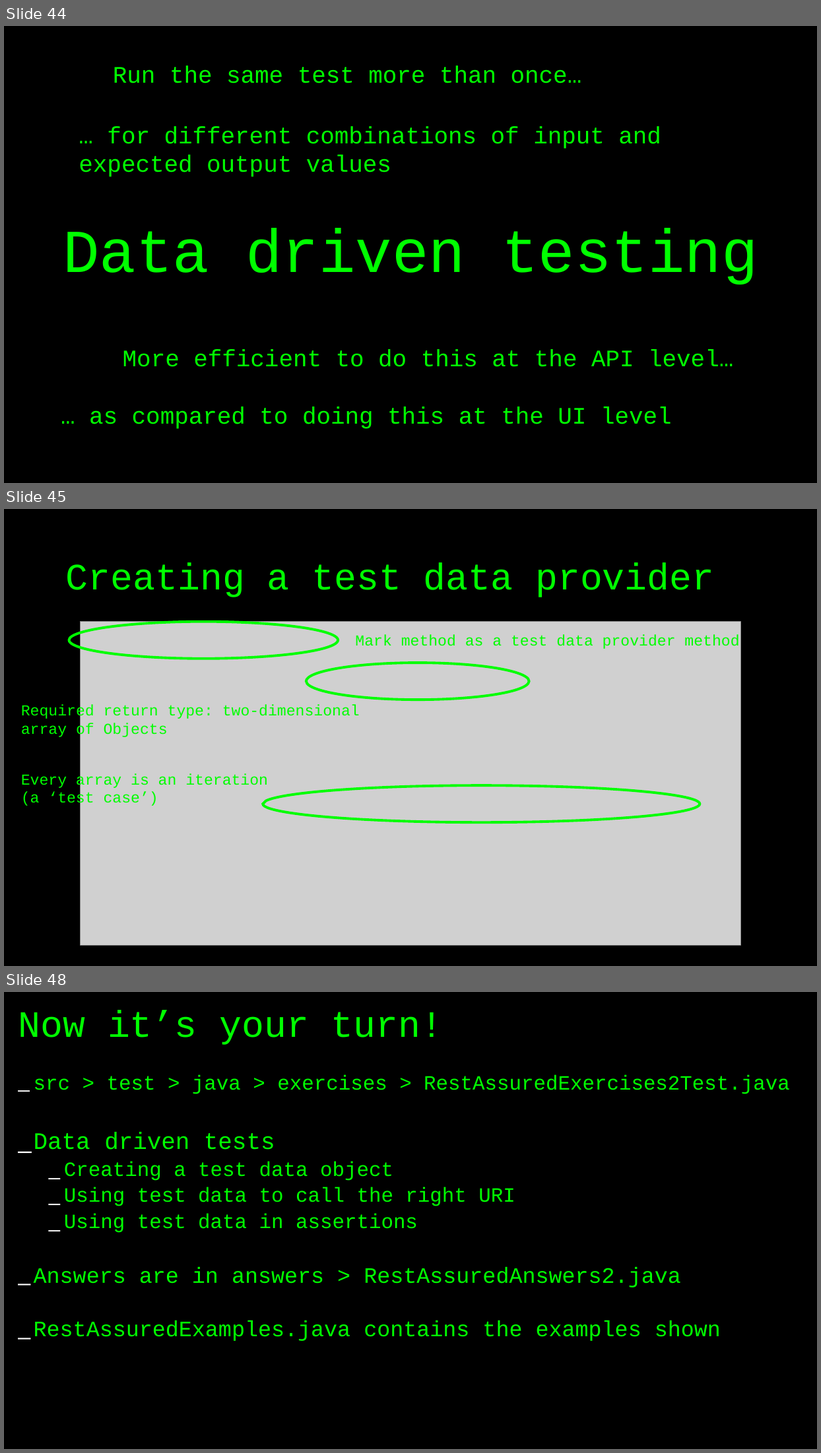
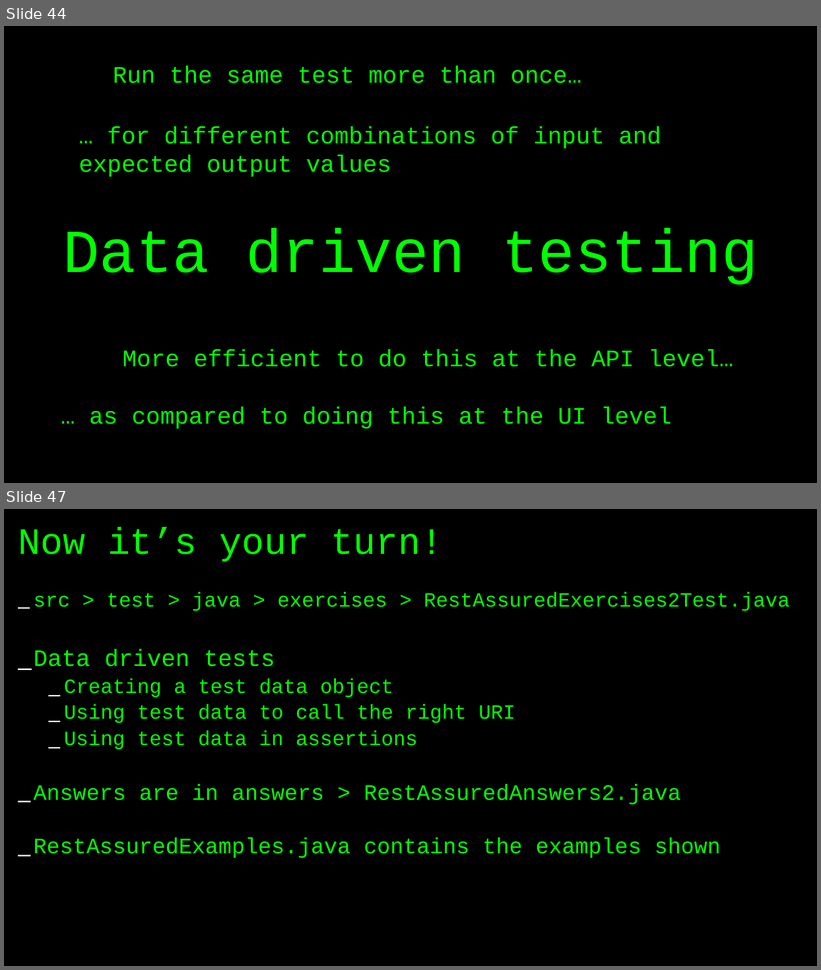
Before and after one commit to basdijkstra/rest-assured-workshop, a slide deck: RestAssuredWorkshop.odp. Shown one above the other, each under a label of ours: slides 44, 45 and 48 before the commit, slides 44 and 47 after it; the slides between them are not shown. The pictures are 821x1453 and 821x970 pixels, drawn with LibreOffice and Linux fonts; fonts in the diff are those of the drawing; grey boxes stand for pictures. Boxes give left, top, right and bottom in pixels: in the first picture for what was removed or moved away, otherwise in the second. Text is boxed around its words. In the diff, an @@ line names an element or a change of style, - is before the commit and + after.

Commit message:
Update examples, exercises and answers to use more straightforwrd data driven testing

```diff
--- a/RestAssuredWorkshop.odp
+++ b/RestAssuredWorkshop.odp
@@ slide 45 removed at box(4, 509, 817, 966), background #000000 @@
@@ title removed at box(66, 562, 714, 597) @@
-Creating a test data provider
@@ freeform shape removed at box(69, 622, 338, 659) @@
@@ picture removed at box(81, 622, 741, 946) @@
@@ text removed at box(355, 635, 739, 649) @@
-Mark method as a test data provider method
@@ freeform shape removed at box(306, 663, 530, 700) @@
@@ text removed at box(21, 705, 360, 739) @@
-Required return type: two-dimensional array of Objects
@@ text removed at box(21, 774, 268, 808) @@
-Every array is an iteration (a ‘test case’)
@@ freeform shape removed at box(263, 786, 700, 823) @@
@@ what was slide 48 is now slide 47 @@
```
Also in this commit, not shown: 2 slides changed, 5 other files.
